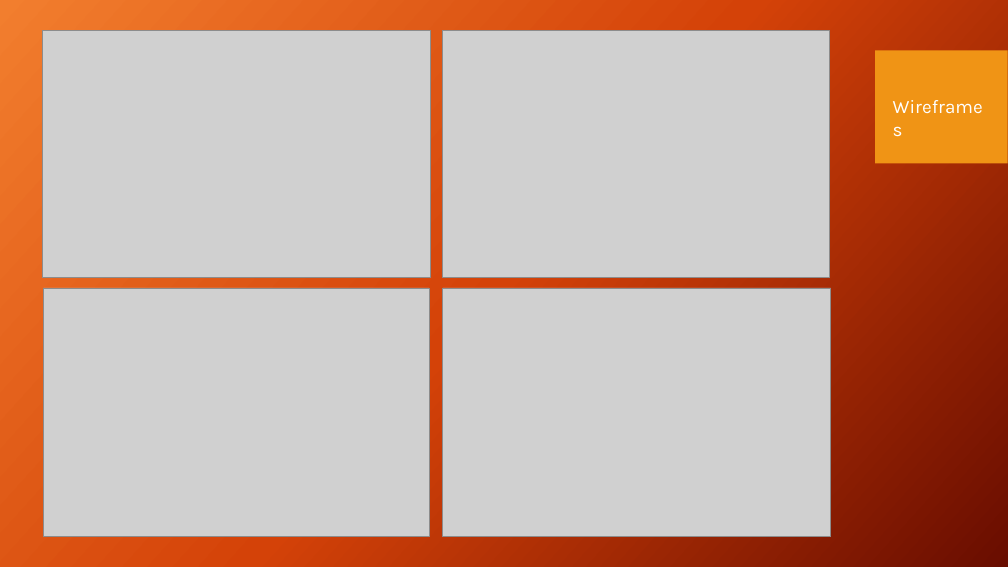
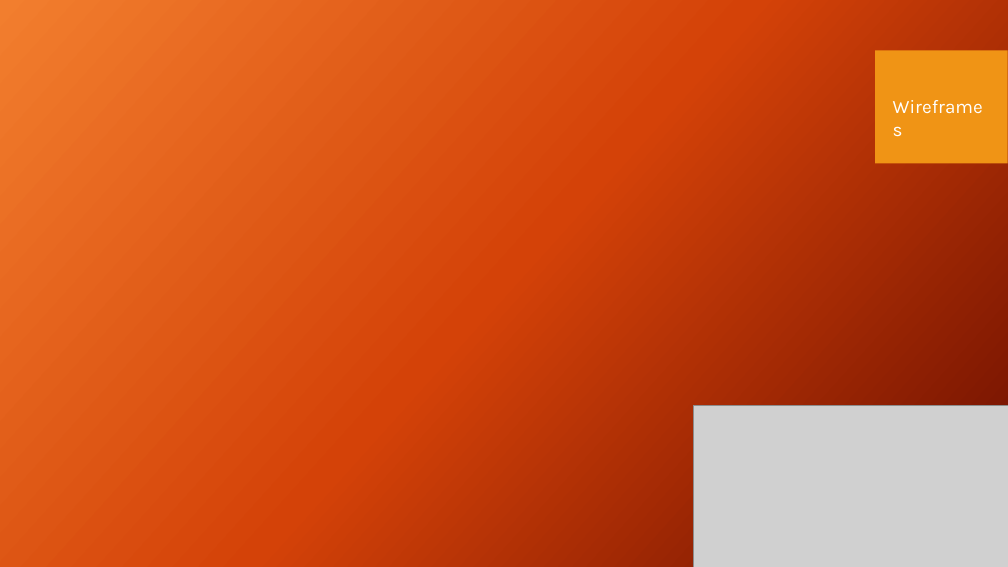
Before and after one commit to Peetfire/Animal_magic, a slide deck: slide 7 of Presentation/Vet Managment.pptx. Drawn at 1008x567 pixels with LibreOffice and Linux fonts; fonts in the diff are those of the drawing; grey boxes stand for pictures; background and template pictures are left out. Boxes give left, top, right and bottom in pixels: in the first picture for what was removed or moved away, otherwise in the second. Text is boxed around its words. In the diff, an @@ line names an element or a change of style, - is before the commit and + after.

```diff
--- a/Presentation/Vet Managment.pptx
+++ b/Presentation/Vet Managment.pptx
@@ picture removed at [443, 30, 830, 278] @@
@@ picture removed at [44, 288, 430, 537] @@
@@ picture removed at [443, 288, 831, 537] @@
@@ picture: place and size @@
-picture at [42, 30, 430, 278]
+picture at [693, 406, 1008, 567]
```
Also in this commit, not shown: 14 other files.
